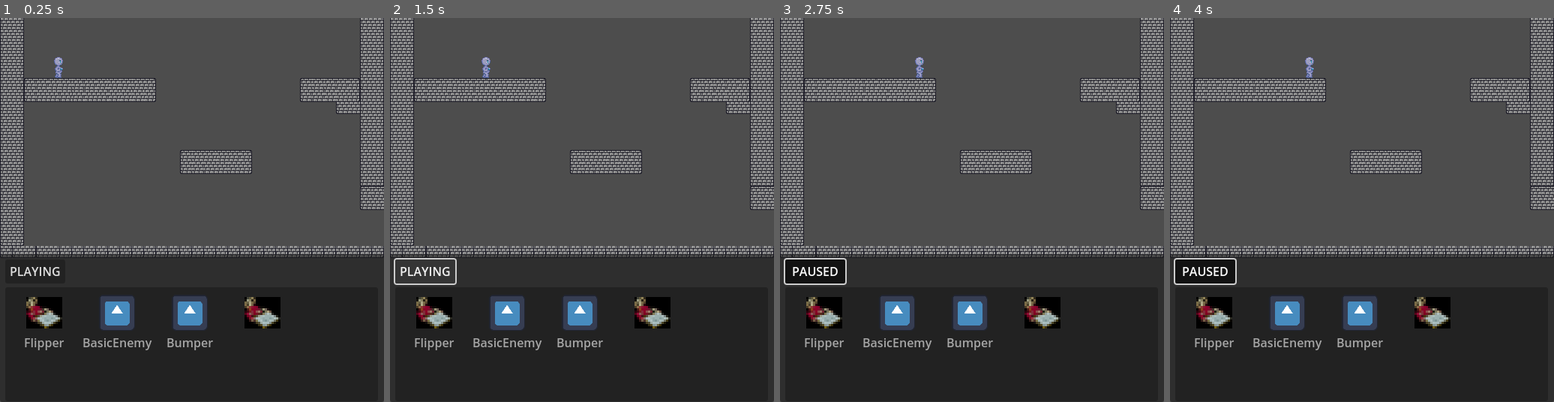
Above: before the commit, frames 1-4 (left to right).
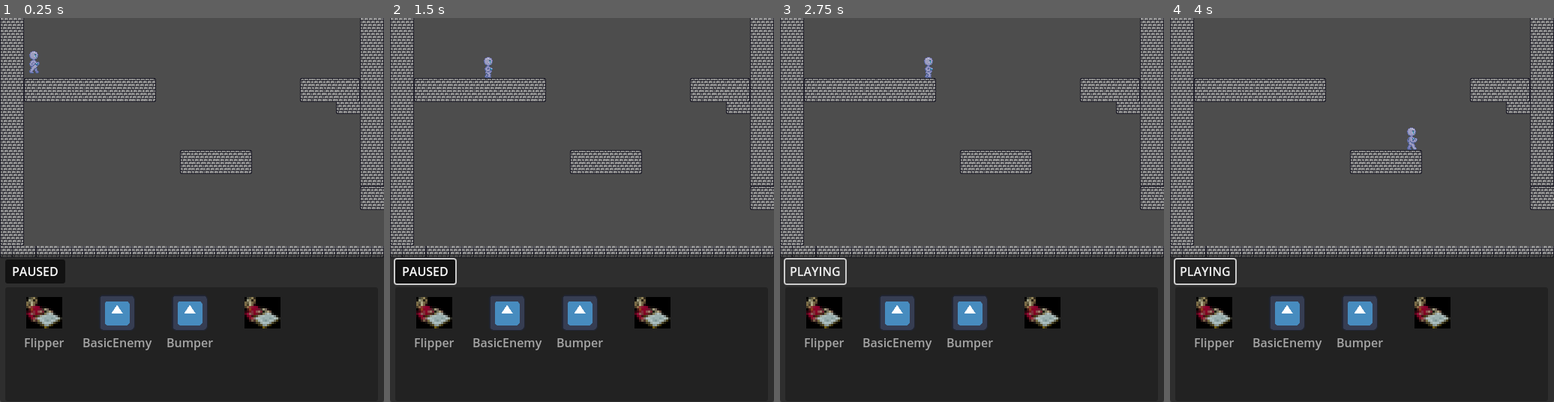
Above: after the commit, the same moments.

Repository: barndles/RolesReversedGMTK
Game: Godot game, scene res://Assets/Player/testLevel.tscn
Same seed, same stepped clock (60 frames per second), same inputs: the game is played once before the commit and once after it. The engine's default icon, where the game draws it, is replaced by a stand-in: a white triangle on a blue panel in a dark square.
Inputs (mouse positions are in pixels of both pictures, inside the frame that each line leads up to):
- Up to frame 1 (0.25 s): no input
- Up to frame 2 (1.5 s): click "PLAYING" (after the commit: "PAUSED") at 0.5 s; click "PAUSED" (after the commit: "PLAYING") at 1.25 s
- Up to frame 3 (2.75 s): click "PLAYING" (after the commit: "PAUSED") at 2 s
- Up to frame 4 (4 s): move the mouse to (1446, 190) at 2.77 s; click (1446, 190) at 2.92 s; move the mouse to (1285, 229) at 3.52 s; click (1285, 229) at 3.67 s

The runs differ from the first frame. In frame 1, 0.4% of the frame differs, in the area x 2-17%, y 8-68%; in frame 2, 1.0%; in frame 3, 1.1%, in the area x 1-40%, y 10-70%; in frame 4, 0.4%.

Commit message:
start paused

Diff:
--- a/Button.gd
+++ b/Button.gd
@@ -1,9 +1,4 @@
 extends Button
-
-# Called when the node enters the scene tree for the first time.
-func _ready():
-	get_tree().paused = true
-
 
 # Called every frame. 'delta' is the elapsed time since the previous frame.
 func _process(delta):
--- a/ItemList.gd
+++ b/ItemList.gd
@@ -27,7 +27,7 @@
 
 func _input(event):
 	# Mouse in viewport coordinates.
-	if (event.is_pressed() and event.button_index == MOUSE_BUTTON_LEFT):
+	if (event.is_pressed() and event is InputEventMouseButton and event.button_index == MOUSE_BUTTON_LEFT):
 
 		if is_anything_selected():
 			var sel = get_selected_items()[0]
--- a/ItemMenu.tscn
+++ b/ItemMenu.tscn
@@ -27,6 +27,7 @@
 offset_right = 87.0
 offset_bottom = 39.0
 toggle_mode = true
+button_pressed = true
 text = "PAUSED"
 script = ExtResource("4_731k0")
 
